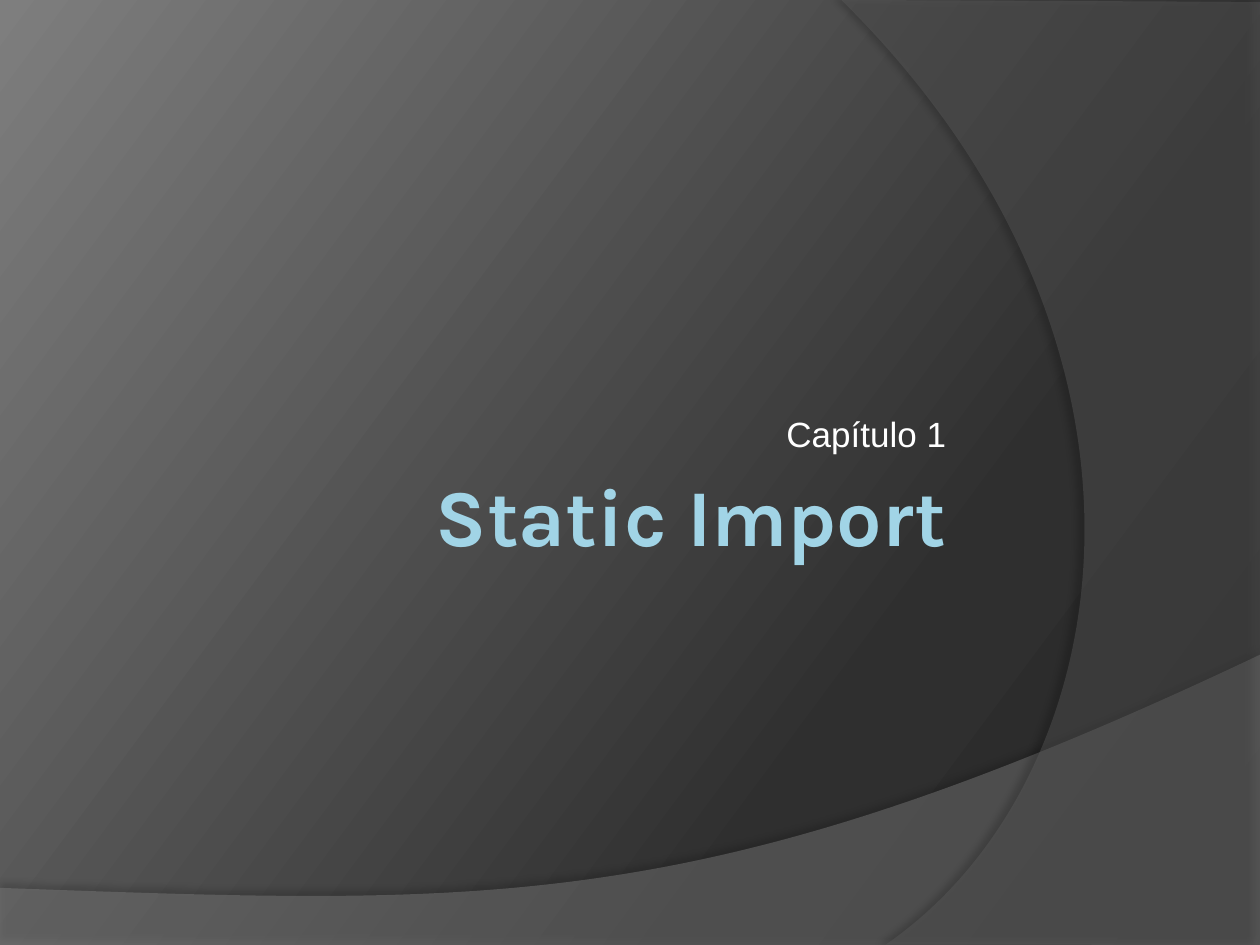
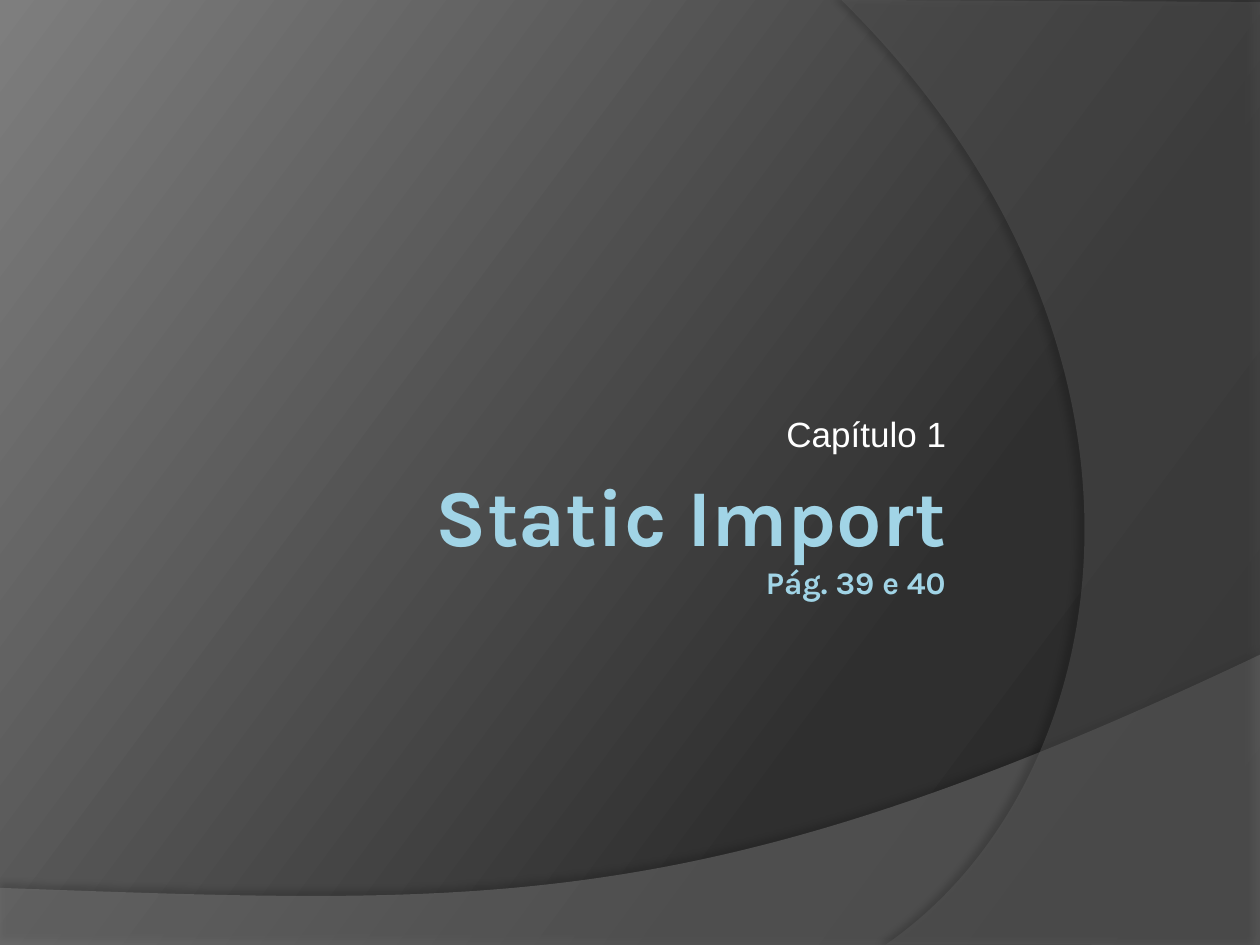
Before and after one commit to duchesqui/slzvieira-training, a slide deck: slide 1 of 2-Java-Programmer-Modulo-II/05.Capitulo01.pptx. Drawn at 1260x945 pixels with LibreOffice and Linux fonts; fonts in the diff are those of the drawing. Boxes give left, top, right and bottom in pixels: in the first picture for what was removed or moved away, otherwise in the second. Text is boxed around its words. In the diff, an @@ line names an element or a change of style, - is before the commit and + after.

```diff
--- a/2-Java-Programmer-Modulo-II/05.Capitulo01.pptx
+++ b/2-Java-Programmer-Modulo-II/05.Capitulo01.pptx
@@ title at (436,489,946,602): text changed @@
-Static Import
+Static Import
+Pág. 39 e 40
```
Also in this commit, not shown: 7 other files.
